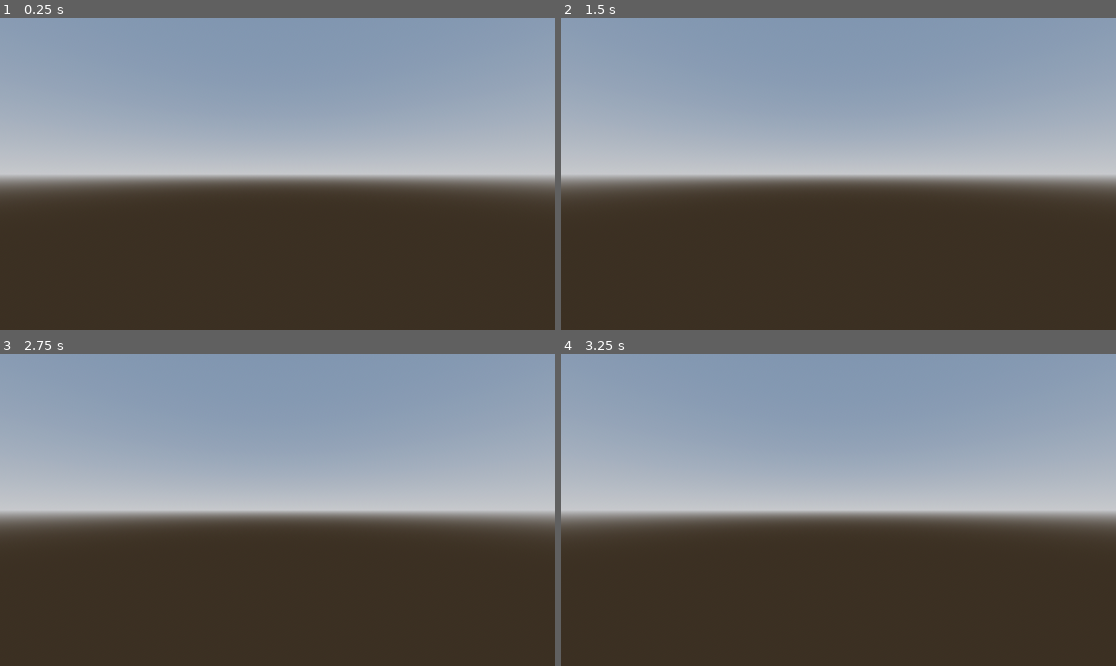
Above: before the commit, frames 1-4 (two rows, left to right).
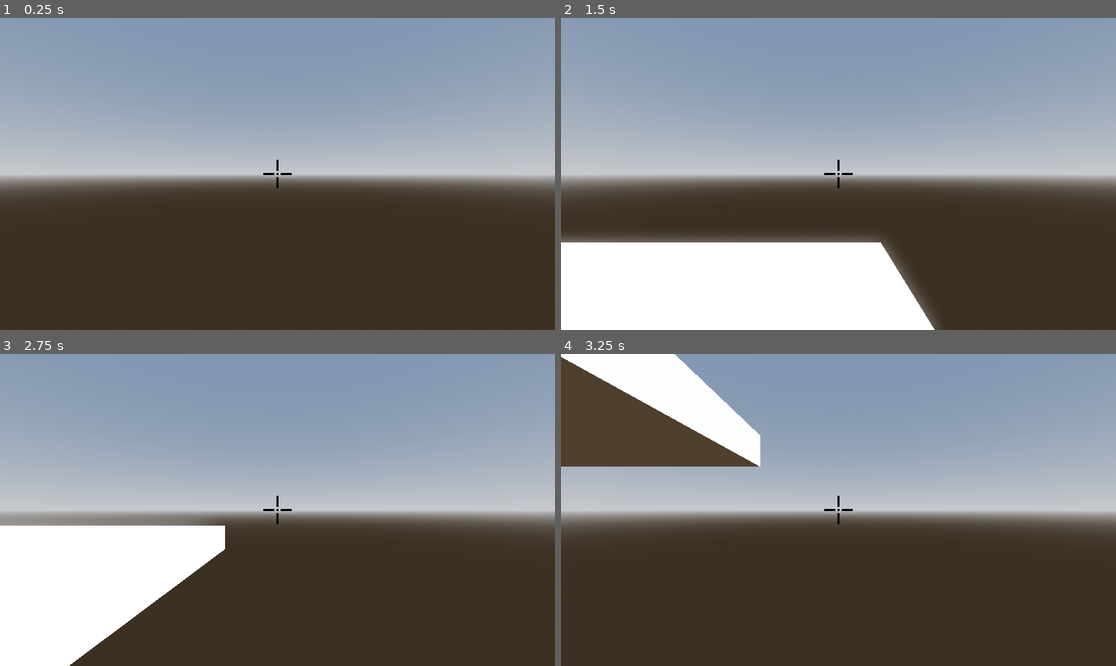
Above: after the commit, the same moments.

Repository: avndreas/Bigmode-2025
Game: Godot game, scene res://scenes/test.tscn
The game is run twice, just before and just after one commit, with the same random seed, the same clock (stepped at 60 frames per second) and the same inputs. Before the commit the project starts from res://scenes/Level.tscn.
Inputs:
- Up to frame 1 (0.25 s): no input
- Up to frame 2 (1.5 s): tap Enter (ui_accept) at 0.5, 0.6, 0.77, 1.07, 1.35 s; hold Right (ui_right) 0.53-1.28 s; hold Down (ui_down) from 1.28 s (still down)
- Up to frame 3 (2.75 s): tap Enter (ui_accept) at 1.52, 1.82, 2.1 s; release Down (ui_down) at 2.03 s; hold Right (ui_right) from 2.03 s (still down)
- Up to frame 4 (3.25 s): release Right (ui_right) at 2.78 s; hold Up (ui_up) from 2.78 s (still down); tap Enter (ui_accept) at 2.85, 3.02 s

The runs differ from the first frame. In frame 1, less than 0.1% of the frame differs, in the area x 47-53%, y 45-55%; in frame 2, 19%, in the area x 0-68%, y 45-100%; in frame 3, 14%; in frame 4, 11%.

Commit message:
Basic player
Signed-off-by: Ethan Wellenreiter <ewellenreiter@gmail.com>

Diff:
--- a/project.godot
+++ b/project.godot
@@ -11,7 +11,7 @@
 [application]
 
 config/name="omori shippuden"
-run/main_scene="res://scenes/Level.tscn"
+run/main_scene="res://scenes/test.tscn"
 config/features=PackedStringArray("4.3", "Forward Plus")
 config/icon="res://icon.svg"
 
@@ -19,7 +19,6 @@
 
 window/size/viewport_width=1920
 window/size/viewport_height=1080
-window/size/mode=3
 
 [rendering]
 
--- /dev/null
+++ b/scenes/player.gd
@@ -0,0 +1,28 @@
+extends CharacterBody3D
+
+
+const SPEED = 5.0
+const JUMP_VELOCITY = 4.5
+
+
+func _physics_process(delta: float) -> void:
+	# Add the gravity.
+	if not is_on_floor():
+		velocity += get_gravity() * delta
+
+	# Handle jump.
+	if Input.is_action_just_pressed("ui_accept") and is_on_floor():
+		velocity.y = JUMP_VELOCITY
+
+	# Get the input direction and handle the movement/deceleration.
+	# As good practice, you should replace UI actions with custom gameplay actions.
+	var input_dir := Input.get_vector("ui_left", "ui_right", "ui_up", "ui_down")
+	var direction := (transform.basis * Vector3(input_dir.x, 0, input_dir.y)).normalized()
+	if direction:
+		velocity.x = direction.x * SPEED
+		velocity.z = direction.z * SPEED
+	else:
+		velocity.x = move_toward(velocity.x, 0, SPEED)
+		velocity.z = move_toward(velocity.z, 0, SPEED)
+
+	move_and_slide()
--- /dev/null
+++ b/scenes/player.tscn
@@ -0,0 +1,40 @@
+[gd_scene load_steps=4 format=3 uid="uid://q5dvsyevr1w3"]
+
+[ext_resource type="Script" path="res://scenes/player.gd" id="1_rhd8k"]
+[ext_resource type="Texture2D" uid="uid://dte3wq3upbudu" path="res://scenes/1545215.png" id="2_i80d8"]
+
+[sub_resource type="CapsuleShape3D" id="CapsuleShape3D_chi0x"]
+
+[node name="Player" type="CharacterBody3D"]
+script = ExtResource("1_rhd8k")
+
+[node name="CollisionShape3D" type="CollisionShape3D" parent="."]
+shape = SubResource("CapsuleShape3D_chi0x")
+
+[node name="Camera3D" type="Camera3D" parent="."]
+transform = Transform3D(1, 0, 0, 0, 1, 0, 0, 0, 1, 0, 0.5, 0)
+
+[node name="CenterContainer" type="CenterContainer" parent="Camera3D"]
+anchors_preset = 15
+anchor_right = 1.0
+anchor_bottom = 1.0
+grow_horizontal = 2
+grow_vertical = 2
+
+[node name="TextureRect" type="TextureRect" parent="Camera3D/CenterContainer"]
+visible = false
+layout_mode = 2
+texture = ExtResource("2_i80d8")
+expand_mode = 1
+
+[node name="AspectRatioContainer" type="AspectRatioContainer" parent="Camera3D/CenterContainer"]
+layout_mode = 2
+
+[node name="BoxContainer" type="BoxContainer" parent="Camera3D/CenterContainer"]
+layout_mode = 2
+
+[node name="TextureRect2" type="TextureRect" parent="Camera3D/CenterContainer"]
+custom_minimum_size = Vector2(100, 100)
+layout_mode = 2
+texture = ExtResource("2_i80d8")
+expand_mode = 1
--- /dev/null
+++ b/scenes/test.tscn
@@ -0,0 +1,46 @@
+[gd_scene load_steps=8 format=3 uid="uid://5ixwdm5s0yll"]
+
+[ext_resource type="PackedScene" uid="uid://q5dvsyevr1w3" path="res://scenes/player.tscn" id="1_ukhir"]
+
+[sub_resource type="PhysicsMaterial" id="PhysicsMaterial_ak0qb"]
+
+[sub_resource type="BoxShape3D" id="BoxShape3D_0ookk"]
+size = Vector3(10, 1, 10)
+
+[sub_resource type="StandardMaterial3D" id="StandardMaterial3D_6j7b6"]
+
+[sub_resource type="ProceduralSkyMaterial" id="ProceduralSkyMaterial_w5ssv"]
+sky_horizon_color = Color(0.64625, 0.65575, 0.67075, 1)
+ground_horizon_color = Color(0.64625, 0.65575, 0.67075, 1)
+
+[sub_resource type="Sky" id="Sky_b0xt8"]
+sky_material = SubResource("ProceduralSkyMaterial_w5ssv")
+
+[sub_resource type="Environment" id="Environment_dgqhh"]
+background_mode = 2
+sky = SubResource("Sky_b0xt8")
+tonemap_mode = 2
+glow_enabled = true
+
+[node name="Test" type="Node3D"]
+
+[node name="StaticBody3D" type="StaticBody3D" parent="."]
+transform = Transform3D(1, 0, 0, 0, 1, 0, 0, 0, 1, 0, -1, 0)
+physics_material_override = SubResource("PhysicsMaterial_ak0qb")
+
+[node name="CollisionShape3D" type="CollisionShape3D" parent="StaticBody3D"]
+shape = SubResource("BoxShape3D_0ookk")
+
+[node name="CSGBox3D" type="CSGBox3D" parent="StaticBody3D"]
+size = Vector3(10, 1, 10)
+material = SubResource("StandardMaterial3D_6j7b6")
+
+[node name="Player" parent="." instance=ExtResource("1_ukhir")]
+transform = Transform3D(1, 0, 0, 0, 1, 0, 0, 0, 1, 0, 7, 0)
+
+[node name="WorldEnvironment" type="WorldEnvironment" parent="."]
+environment = SubResource("Environment_dgqhh")
+
+[node name="DirectionalLight3D" type="DirectionalLight3D" parent="."]
+transform = Transform3D(-0.866025, -0.433013, 0.25, 0, 0.5, 0.866025, -0.5, 0.75, -0.433013, 0, 0, 0)
+shadow_enabled = true
Binary file added: scenes/1545215.png
Not shown, added: scenes/1545215.png.import
Not shown: 1 places in scenes/Level.tscn that only renumber resources
